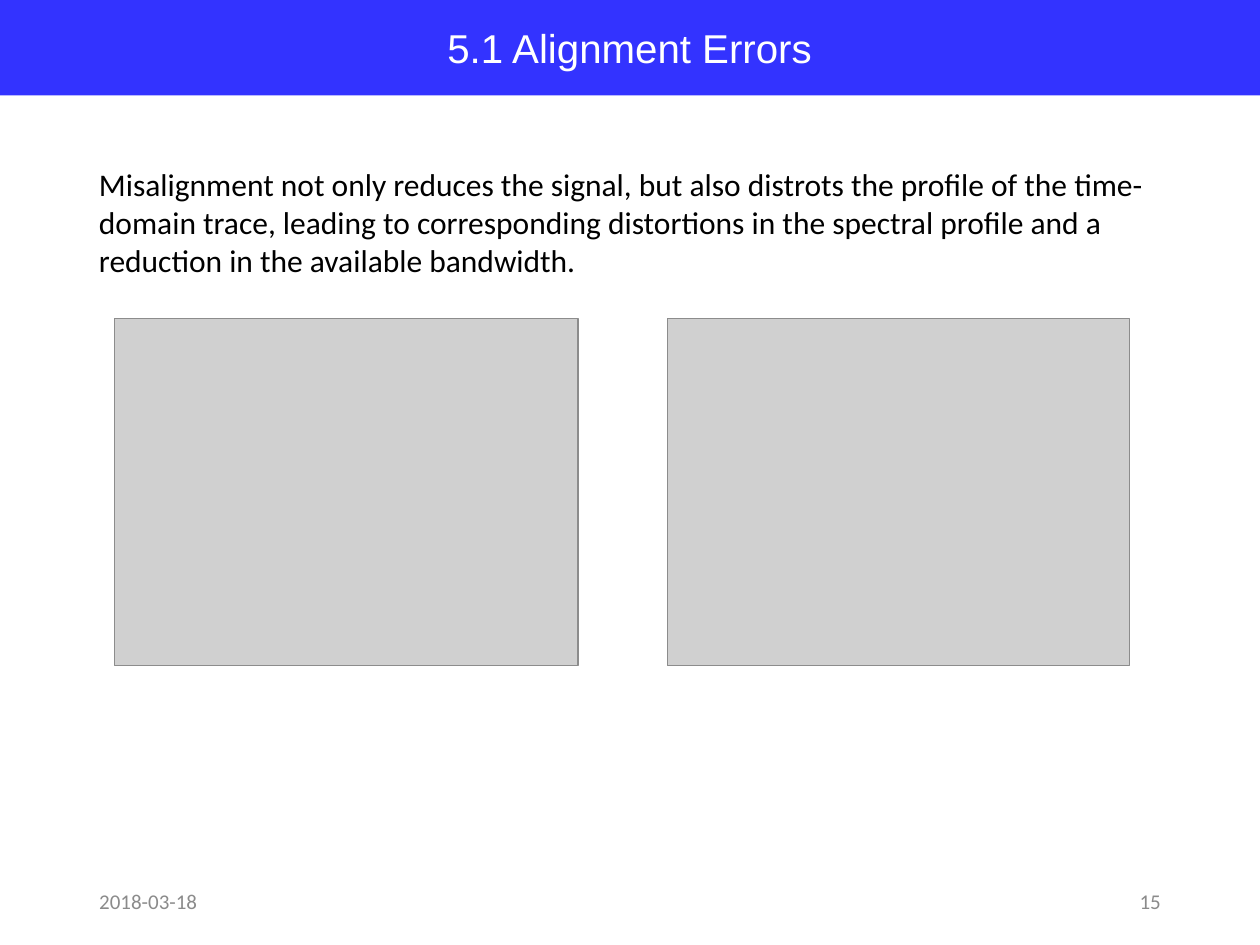
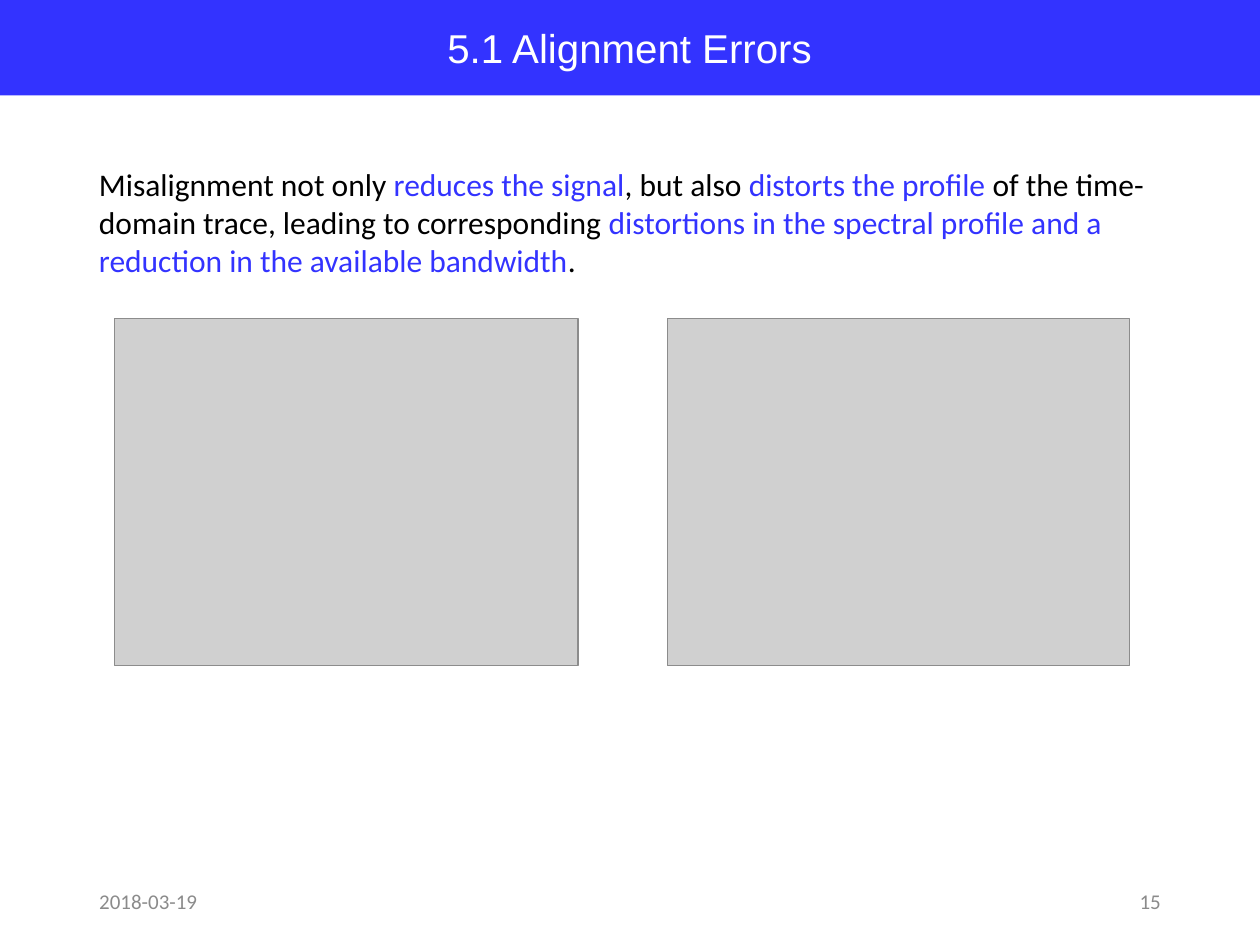
Before and after one commit to jglee96/NBTP_Lab, a slide deck: slide 15 of Terahertz Metrology/Ch3/Terahertz Metrology_Ch3.pptx. Drawn at 1260x945 pixels with LibreOffice and Linux fonts; fonts in the diff are those of the drawing; grey boxes stand for pictures. Boxes give left, top, right and bottom in pixels: in the first picture for what was removed or moved away, otherwise in the second. Text is boxed around its words. In the diff, an @@ line names an element or a change of style, - is before the commit and + after.

```diff
--- a/Terahertz Metrology/Ch3/Terahertz Metrology_Ch3.pptx
+++ b/Terahertz Metrology/Ch3/Terahertz Metrology_Ch3.pptx
@@ text at [99,174,1144,273]: text changed; text colour #000000 to #3333FF @@
-Misalignment not only reduces the signal, but also distrots the profile of the time-domain trace, leading to corresponding distortions in the spectral profile and a reduction in the available bandwidth.
+Misalignment not only reduces the signal, but also distorts the profile of the time-domain trace, leading to corresponding distortions in the spectral profile and a reduction in the available bandwidth.
@@ text at [99,895,197,909]: text changed @@
-2018-03-18
+2018-03-19
```
Also in this commit, not shown: 18 other slides changed, 1 slide removed, 6 other files.
